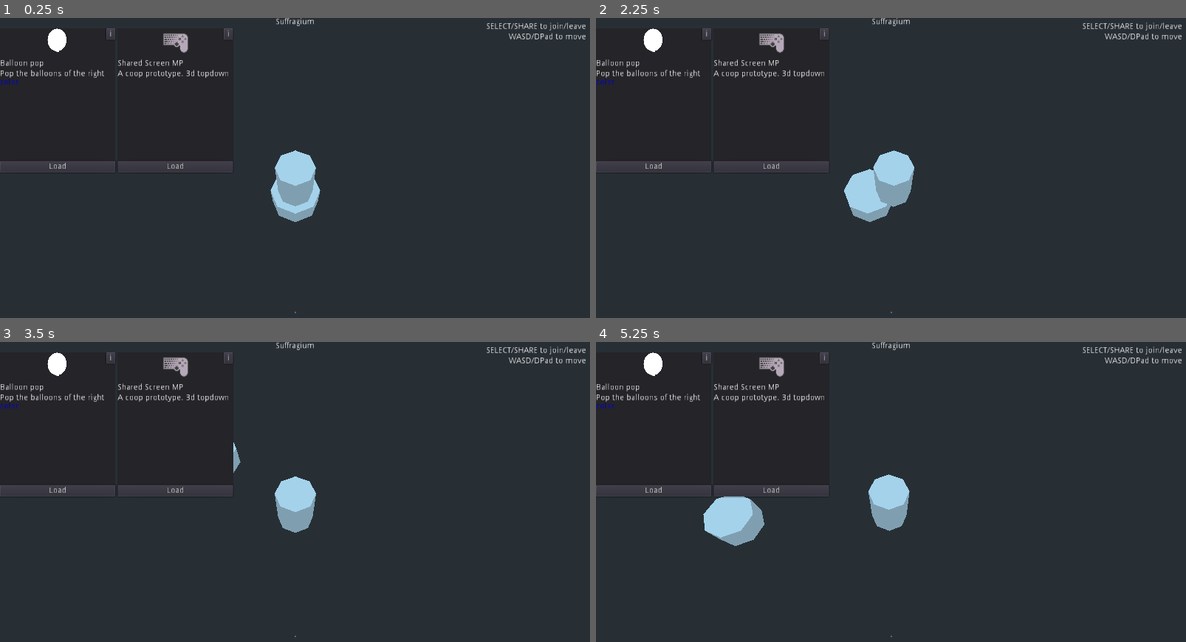
Above: before the commit, frames 1-4 (two rows, left to right).
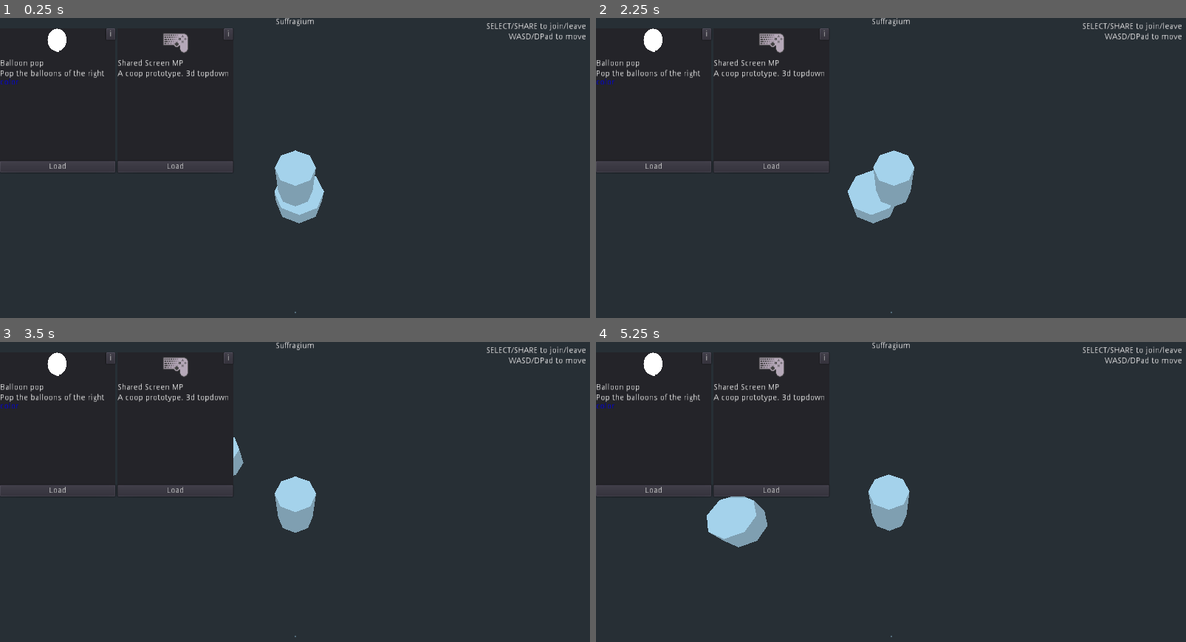
Above: after the commit, the same moments.

Repository: letsgamedev/Suffragium
Game: Godot game, scene res://games/shared_screen_mp/shared_screen_mp.tscn
The game is run twice, just before and just after one commit, with the same random seed, the same clock (stepped at 60 frames per second) and the same inputs. This scene is started directly instead of the project's main scene. The engine's default icon, where the game draws it, is replaced by a stand-in: a white triangle on a blue panel in a dark square.
Inputs (mouse positions are in pixels of both pictures, inside the frame that each line leads up to):
- Up to frame 1 (0.25 s): no input
- Up to frame 2 (2.25 s): click "i" at 0.5 s; click "Load" at 1.25 s; tap Enter at 2 s; move the mouse to (1020, 174) at 2.02 s; hold D from 2.03 s (still down)
- Up to frame 3 (3.5 s): move the mouse to (177, 531) at 2.77 s; release D at 2.78 s; hold S from 2.78 s (still down)
- Up to frame 4 (5.25 s): move the mouse to (950, 438) at 3.52 s; release S at 3.53 s; hold D 3.53-4.28 s; tap Space at 4.25 s; move the mouse to (861, 585) at 4.27 s; hold W 4.28-5.03 s; move the mouse to (1068, 567) at 5.02 s; hold A from 5.03 s (still down)

The runs differ from the first frame. In frame 1, 0.2% of the frame differs, in the area x 45-55%, y 52-69%; in frame 2, 0.2%; in frame 3, less than 0.1%; in frame 4, 0.3%, in the area x 18-30%, y 51-69%.

Commit message:
left stick move and basic camera zoom added
- use left stick to move character
- zoom camera based on player distance from center
- offset on spawn to prevent collision clipping

Diff:
--- a/game/games/shared_screen_mp/camera/top_down_camera.gd
+++ b/game/games/shared_screen_mp/camera/top_down_camera.gd
@@ -1,10 +1,17 @@
 extends Spatial
+
+var zoom_min: float = 10
+var zoom_max: float = 40
 
 onready var main = get_tree().current_scene
 
 
 func _process(_delta):
-	translation = _find_players_center_translation()
+	var center: Vector3 = _find_players_center_translation()
+	translation = center
+	var distance = _find_lonagest_distance_to_center(center) + 6
+	distance = min(max(distance, zoom_min), zoom_max)
+	$Pivot/Camera.translation.y = distance
 
 
 func _find_players_center_translation() -> Vector3:
@@ -12,3 +19,11 @@
 	for player_pawn in main.player_pawns:
 		center_translation += player_pawn.translation
 	return center_translation / main.player_pawns.size()
+
+
+func _find_lonagest_distance_to_center(center: Vector3) -> float:
+	var distance: float = 0
+	for player_pawn in main.player_pawns:
+		if distance < player_pawn.translation.distance_to(center):
+			distance = player_pawn.translation.distance_to(center)
+	return distance
--- a/game/games/shared_screen_mp/camera/top_down_camera.tscn
+++ b/game/games/shared_screen_mp/camera/top_down_camera.tscn
@@ -9,5 +9,5 @@
 transform = Transform( 1, 0, 0, 0, 0.897197, -0.441631, 0, 0.441631, 0.897197, 0, 0, 0 )
 
 [node name="Camera" type="Camera" parent="Pivot"]
-transform = Transform( 1, 0, 0, 0, -4.37114e-08, 1, 0, -1, -4.37114e-08, 0, 10, 0 )
+transform = Transform( 1, 0, 0, 0, -4.37114e-08, 1, 0, -1, -4.37114e-08, 0, 40, 0 )
 current = true
--- a/game/games/shared_screen_mp/input_manager/action_mapping.gd
+++ b/game/games/shared_screen_mp/input_manager/action_mapping.gd
@@ -33,3 +33,13 @@
 			return "move_right"
 		_:
 			return ""
+
+
+func find_axis_action(axis: int):
+	match axis:
+		JOY_AXIS_0:
+			return ["move_right", "move_left"]
+		JOY_AXIS_1:
+			return ["move_down", "move_up"]
+		_:
+			return []
--- a/game/games/shared_screen_mp/input_manager/input_handler.gd
+++ b/game/games/shared_screen_mp/input_manager/input_handler.gd
@@ -45,7 +45,7 @@
 			return
 	match action_name:
 		"menu":
-			print("close menu")
+			pass
 		"join_leave":
 			pass
 		"move_up":
--- a/game/games/shared_screen_mp/input_manager/input_manager.gd
+++ b/game/games/shared_screen_mp/input_manager/input_manager.gd
@@ -2,17 +2,31 @@
 signal action_just_pressed(action_name, value, device_id)
 signal action_just_released(action_name, value, device_id)
 
+enum Direction { UP, DOWN, LEFT, RIGHT }
+
 const ACTION_MAPPING_PATH: String = "res://games/shared_screen_mp/input_manager/action_mapping.gd"
+
+var joypad_deadzone: float = 0.2
+var joypad_stick_left_reseted: Array = [true, true, true, true]
+
 onready var action_mapping = preload(ACTION_MAPPING_PATH).new()
 
 
 func _input(event):
 	if event is InputEventMouseMotion:
 		return
-	if event is InputEventJoypadMotion:
-		return
 
-	if event is InputEventKey:
+	elif event is InputEventJoypadMotion:
+		if event.axis == JOY_AXIS_1:
+			_stick_axis_logic(
+				event.axis, event.axis_value, Direction.LEFT, Direction.RIGHT, event.device
+			)
+		elif event.axis == JOY_AXIS_0:
+			_stick_axis_logic(
+				event.axis, event.axis_value, Direction.UP, Direction.DOWN, event.device
+			)
+
+	elif event is InputEventKey:
 		var action: String = action_mapping.find_key_action(event.physical_scancode)
 		if action.length() > 0:
 			if event.pressed:
@@ -21,7 +35,7 @@
 				emit_signal("action_just_released", action, float(event.pressed), -1)
 			return
 
-	if event is InputEventJoypadButton:
+	elif event is InputEventJoypadButton:
 		var action: String = action_mapping.find_button_action(event.button_index)
 		if action.length() > 0:
 			if event.pressed:
@@ -29,3 +43,22 @@
 			else:
 				emit_signal("action_just_released", action, float(event.pressed), event.device)
 			return
+
+
+func _stick_axis_logic(axis: int, axis_value: float, minus: int, plus: int, device_id: int):
+	var actions: Array = action_mapping.find_axis_action(axis)
+	if actions.size() > 0:
+		# Minus
+		if axis_value < -joypad_deadzone:
+			joypad_stick_left_reseted[minus] = false
+			emit_signal("action_just_pressed", actions[1], -axis_value, device_id)
+		elif !joypad_stick_left_reseted[minus]:
+			joypad_stick_left_reseted[minus] = true
+			emit_signal("action_just_released", actions[1], 0.0, device_id)
+		# Plus
+		if axis_value > joypad_deadzone:
+			joypad_stick_left_reseted[plus] = false
+			emit_signal("action_just_pressed", actions[0], axis_value, device_id)
+		elif !joypad_stick_left_reseted[plus]:
+			joypad_stick_left_reseted[plus] = true
+			emit_signal("action_just_released", actions[0], 0.0, device_id)
--- a/game/games/shared_screen_mp/pawn/pawn.gd
+++ b/game/games/shared_screen_mp/pawn/pawn.gd
@@ -8,6 +8,8 @@
 	var move_direction: Vector3 = Vector3(
 		input_handler.move_direction.x, 0, input_handler.move_direction.y
 	)
-	var move_velocity: Vector3 = move_direction.normalized() * speed
+	if move_direction.length() > 1:
+		move_direction = move_direction.normalized()
+	var move_velocity: Vector3 = move_direction * speed
 # warning-ignore:return_value_discarded
 	move_and_slide(move_velocity, Vector3(0, 1, 0))
--- a/game/games/shared_screen_mp/pawn/pawn.tscn
+++ b/game/games/shared_screen_mp/pawn/pawn.tscn
@@ -8,7 +8,6 @@
 height = 0.502836
 
 [node name="Pawn" type="KinematicBody"]
-collision_layer = 2
 script = ExtResource( 2 )
 
 [node name="InputHandler" type="Node" parent="."]
--- a/game/games/shared_screen_mp/shared_screen_mp.gd
+++ b/game/games/shared_screen_mp/shared_screen_mp.gd
@@ -4,11 +4,11 @@
 
 
 func _ready():
-	add_player()  # spawn player one
+	add_player(-1)  # spawn player one
 
 
-func add_player(device_id: int = -1):
-	var pawn = spawn_pawn()
+func add_player(device_id: int, spawn_translation: Vector3 = Vector3(0, 0, 0)):
+	var pawn = spawn_pawn(spawn_translation)
 	pawn.input_handler.assigned_device_id = device_id
 	player_pawns.append(pawn)
 
@@ -22,7 +22,12 @@
 	pawn.queue_free()
 
 
-func spawn_pawn():
+func spawn_pawn(spawn_translation: Vector3):
 	var pawn = load("res://games/shared_screen_mp/pawn/pawn.tscn").instance()
+	var offset_range: float = 0.2
+	var offset: Vector3 = Vector3(
+		rand_range(-offset_range, offset_range), 0, rand_range(-offset_range, offset_range)
+	)
+	pawn.translation = spawn_translation + offset
 	$Map.add_child(pawn)
 	return pawn
--- a/game/games/shared_screen_mp/shared_screen_mp.tscn
+++ b/game/games/shared_screen_mp/shared_screen_mp.tscn
@@ -11,7 +11,7 @@
 [node name="InputManager" type="Node" parent="."]
 script = ExtResource( 3 )
 
-[node name="TopDownCamera2" parent="." instance=ExtResource( 4 )]
+[node name="Camera" parent="." instance=ExtResource( 4 )]
 transform = Transform( 1, 0, 0, 0, 1, 0, 0, 0, 1, 2.11094, 0, 3.31958 )
 
 [node name="Map" parent="." instance=ExtResource( 2 )]
